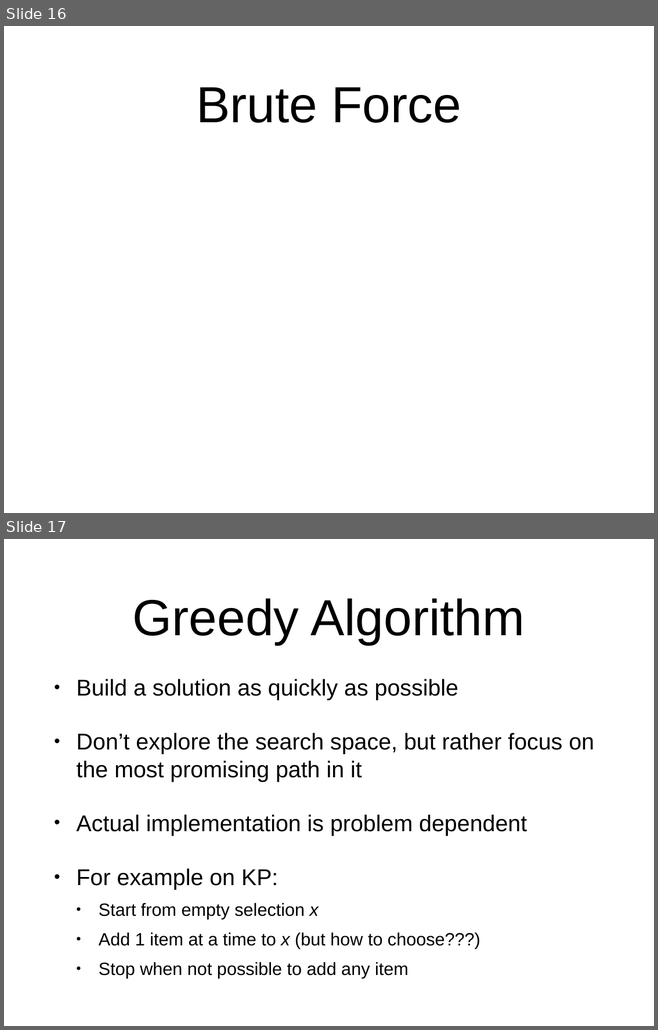
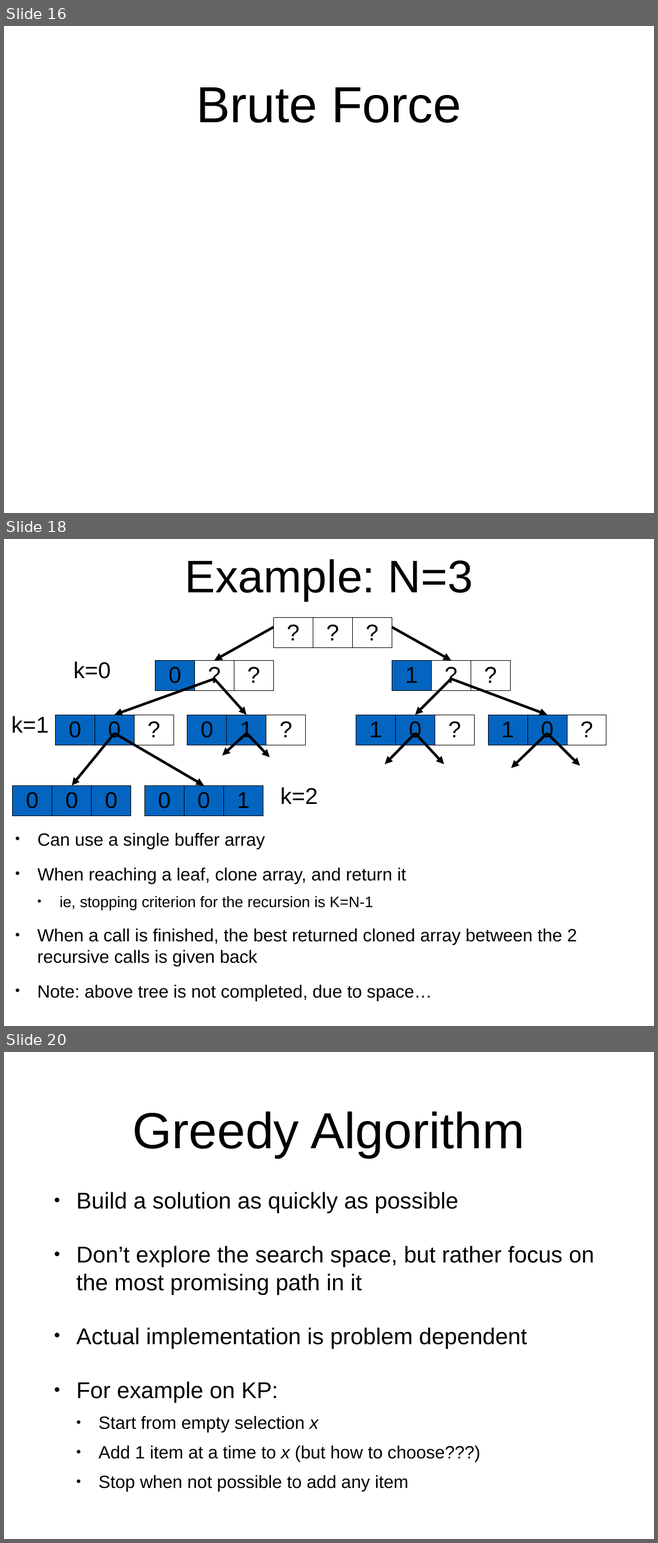
Before and after one commit to arcuri82/algorithms, a slide deck: docs/slides/10/10_optimization.pptx. Shown one above the other, each under a label of ours: slides 16 and 17 before the commit, slides 16, 18 and 20 after it; the slides between them are not shown. The pictures are 658x1030 and 658x1543 pixels, drawn with LibreOffice and Linux fonts; fonts in the diff are those of the drawing; grey boxes stand for pictures. Boxes give left, top, right and bottom in pixels: in the first picture for what was removed or moved away, otherwise in the second. Text is boxed around its words. In the diff, an @@ line names an element or a change of style, - is before the commit and + after.

```diff
--- a/docs/slides/10/10_optimization.pptx
+++ b/docs/slides/10/10_optimization.pptx
@@ slide 18 added at [4,539,654,1026], background #FFFFFF @@
@@ title added at [185,559,473,602], 72 pt, text #000000 @@
+Example: N=3
@@ table added at [274,618,391,637], 1 rows, 3 columns @@
+? | ? | ?
@@ arrow added from (274, 627) to (214, 661), #000000 4 pt @@
@@ arrow added from (392, 627) to (451, 661), #000000 4 pt @@
@@ text added at [74,661,111,679], 36 pt, text #000000 @@
+k=0
@@ table added at [155,661,273,686], 1 rows, 3 columns @@
+0 | ? | ?
@@ table added at [392,661,510,685], 1 rows, 3 columns @@
+1 | ? | ?
@@ arrow added from (214, 679) to (115, 715), #000000 4 pt @@
@@ arrow added from (214, 679) to (246, 715), #000000 4 pt @@
@@ arrow added from (451, 679) to (415, 715), #000000 4 pt @@
@@ arrow added from (451, 679) to (547, 715), #000000 4 pt @@
@@ text added at [12,716,49,733], 36 pt, text #000000 @@
+k=1
@@ table added at [55,715,173,744], 1 rows, 3 columns @@
+0 | 0 | ?
@@ table added at [187,715,305,744], 1 rows, 3 columns @@
+0 | 1 | ?
@@ table added at [355,715,474,744], 1 rows, 3 columns @@
+1 | 0 | ?
@@ table added at [488,715,605,744], 1 rows, 3 columns @@
+1 | 0 | ?
@@ arrow added from (115, 733) to (72, 785), #000000 4 pt @@
@@ arrow added from (115, 733) to (204, 785), #000000 4 pt @@
@@ arrow added from (246, 733) to (222, 755), #000000 4 pt @@
@@ arrow added from (246, 733) to (270, 757), #000000 4 pt @@
@@ arrow added from (415, 733) to (384, 764), #000000 4 pt @@
@@ arrow added from (415, 733) to (444, 764), #000000 4 pt @@
@@ arrow added from (547, 733) to (511, 768), #000000 4 pt @@
@@ arrow added from (547, 733) to (579, 766), #000000 4 pt @@
@@ table added at [13,785,130,811], 1 rows, 3 columns @@
+0 | 0 | 0
@@ table added at [145,785,263,811], 1 rows, 3 columns @@
+0 | 0 | 1
@@ text added at [280,787,318,804], 36 pt, text #000000 @@
+k=2
@@ text added at [37,832,576,1001], 28 pt, text #000000 @@
+• Can use a single buffer array
+• When reaching a leaf, clone array, and return it
+  • ie, stopping criterion for the recursion is K=N-1
+• When a call is finished, the best returned cloned array between the 2 recursive calls is given back
+• Note: above tree is not completed, due to space…
@@ what was slide 17 is now slide 20 @@
```
Also in this commit, not shown: 4 slides changed, 2 other slides added, 2 other files.
